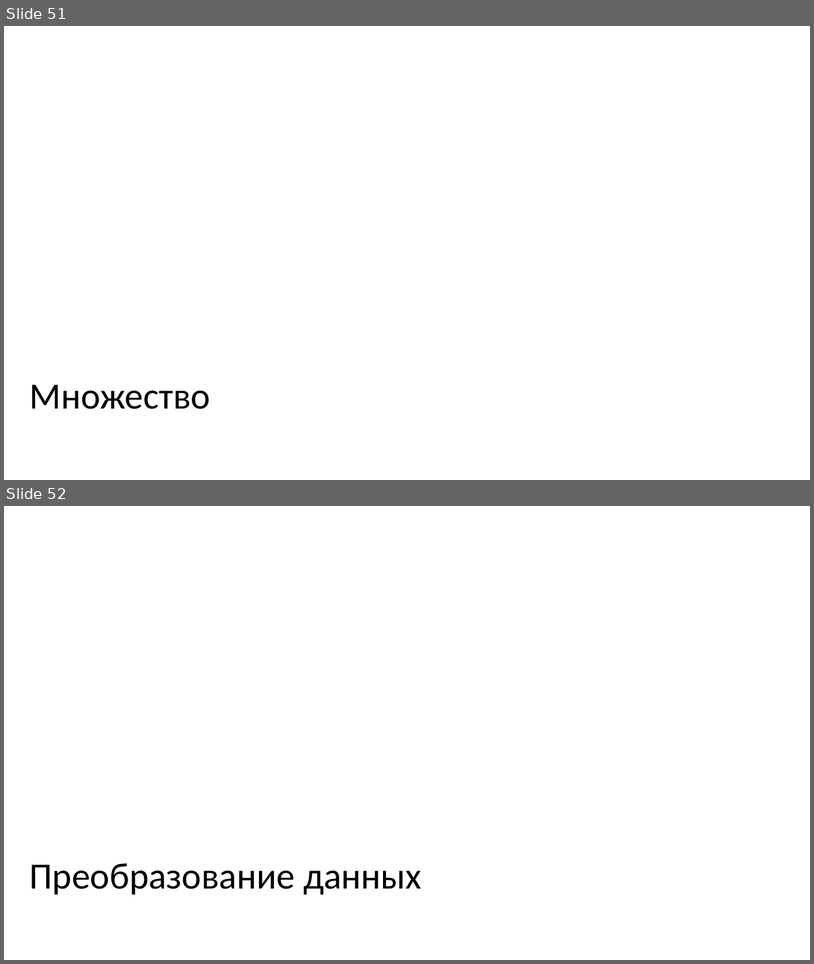
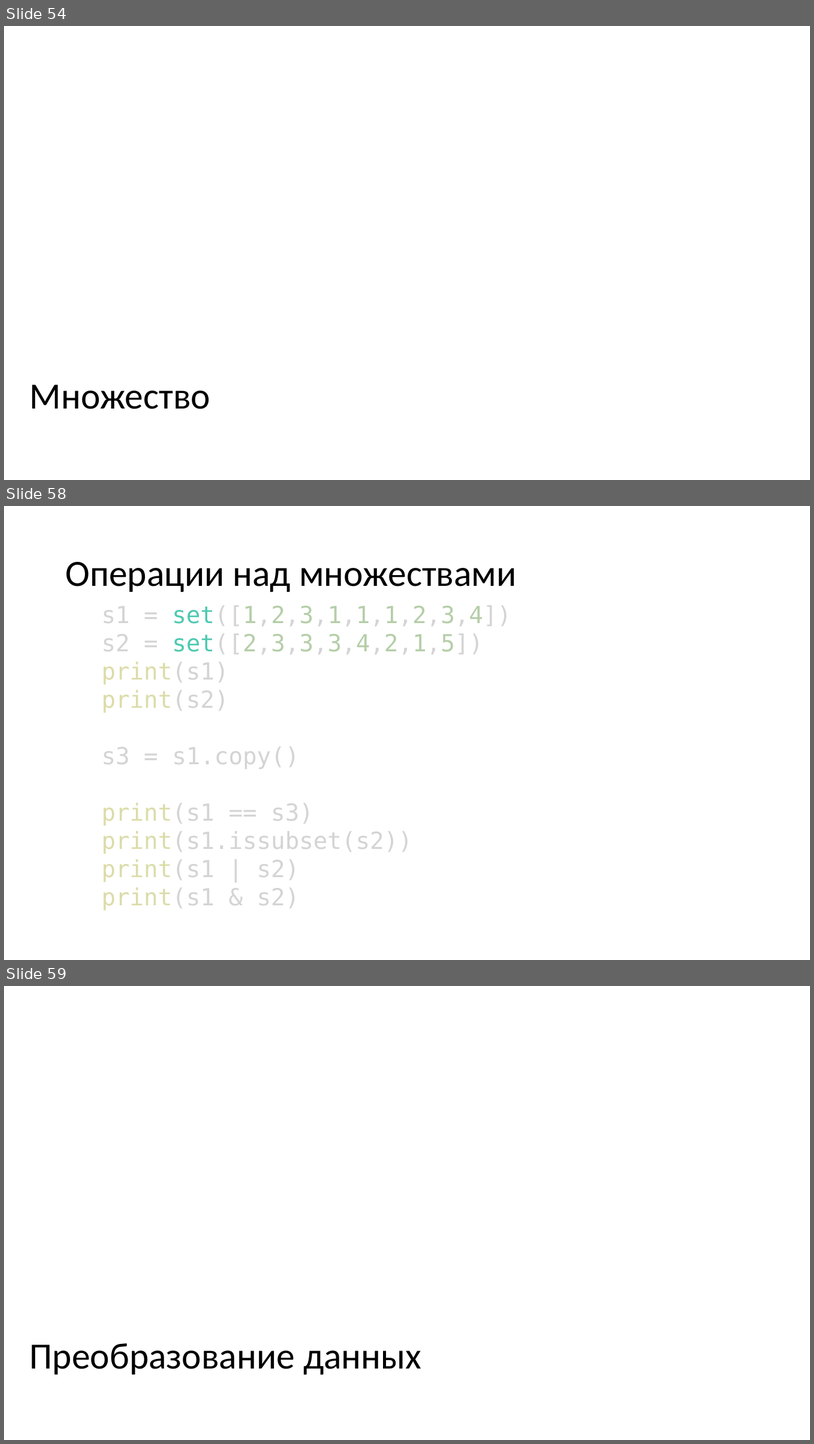
Before and after one commit to paveltsytovich/telegram-course, a slide deck: Presentation/Основы алгоритмизации и программирования.pptx. Shown one above the other, each under a label of ours: slides 51 and 52 before the commit, slides 54, 58 and 59 after it; the slides between them are not shown. The pictures are 814x964 and 814x1444 pixels, drawn with LibreOffice and Linux fonts; fonts in the diff are those of the drawing. Boxes give left, top, right and bottom in pixels: in the first picture for what was removed or moved away, otherwise in the second. Text is boxed around its words. In the diff, an @@ line names an element or a change of style, - is before the commit and + after.

```diff
--- a/Presentation/Основы алгоритмизации и программирования.pptx
+++ b/Presentation/Основы алгоритмизации и программирования.pptx
@@ slide 58 added at (x1=4, y1=506, x2=810, y2=960), background #FFFFFF @@
@@ title added at (x1=65, y1=562, x2=517, y2=592), 44 pt, text #000000 @@
+Операции над множествами
@@ text added at (x1=102, y1=606, x2=512, y2=910), 28 pt, text #D4D4D4 @@
+s1 = set([1,2,3,1,1,1,2,3,4])
+s2 = set([2,3,3,3,4,2,1,5])
+print(s1)
+print(s2)
+s3 = s1.copy()
+print(s1 == s3)
+print(s1.issubset(s2))
+print(s1 | s2)
+print(s1 & s2)
@@ what was slide 51 is now slide 54 @@
@@ what was slide 52 is now slide 59 @@
```
Also in this commit, not shown: 6 other slides added.
